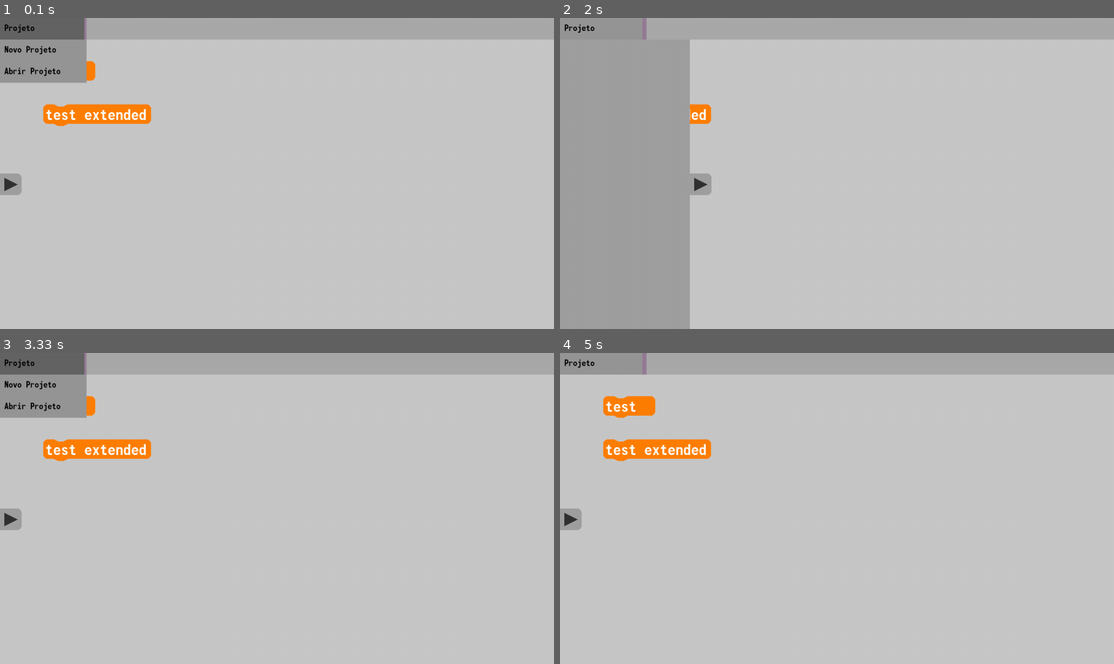
Above: before the commit, frames 1-4 (two rows, left to right).
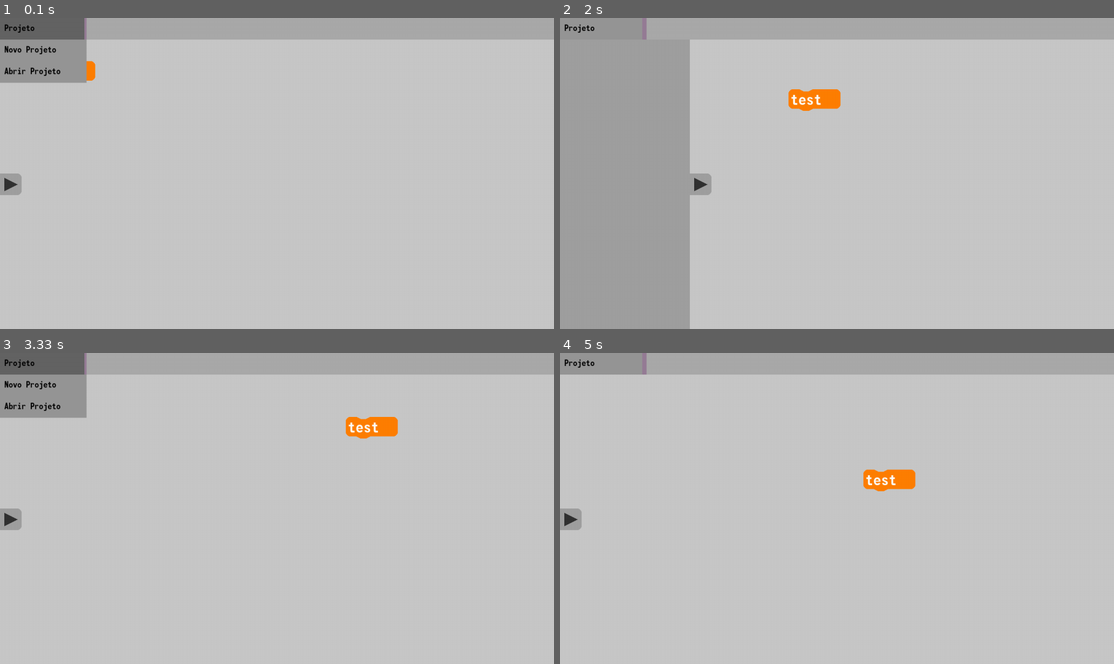
Above: after the commit, the same moments.

Repository: ExtraMobs/PyScratch
Game: pygame game, started from main.py
Same seed, same stepped clock (60 frames per second), same inputs: the game is played once before the commit and once after it.
Inputs (mouse positions are in pixels of both pictures, inside the frame that each line leads up to):
- Up to frame 1 (0.1 s): no input
- Up to frame 2 (2 s): press the mouse at (626, 70) at 0.37 s; move the mouse to (648, 98) at 0.47 s; release the mouse at (665, 126) at 0.6 s; click (571, 182) at 0.72 s; press the mouse at (698, 182) at 1.03 s; move the mouse to (731, 145) at 1.13 s; release the mouse at (759, 108) at 1.27 s; press the mouse at (571, 182) at 1.37 s; move the mouse to (676, 201) at 1.47 s; release the mouse at (781, 223) at 1.6 s; press the mouse at (665, 126) at 1.7 s; move the mouse to (737, 114) at 1.8 s; release the mouse at (814, 98) at 1.93 s
- Up to frame 3 (3.33 s): press the mouse at (254, 433) at 2.03 s; move the mouse to (371, 415) at 2.13 s; release the mouse at (487, 393) at 2.27 s; press the mouse at (138, 517) at 2.37 s; move the mouse to (238, 455) at 2.47 s; release the mouse at (332, 393) at 2.6 s; press the mouse at (487, 393) at 2.7 s; move the mouse to (426, 412) at 2.8 s; release the mouse at (371, 427) at 2.93 s; click (44, 362) at 3.05 s
- Up to frame 4 (5 s): press the mouse at (604, 384) at 3.37 s; move the mouse to (626, 436) at 3.47 s; release the mouse at (654, 486) at 3.6 s; press the mouse at (931, 427) at 3.7 s; move the mouse to (975, 464) at 3.8 s; release the mouse at (1014, 502) at 3.93 s; press the mouse at (571, 517) at 4.03 s; move the mouse to (748, 548) at 4.13 s; release the mouse at (920, 576) at 4.27 s; press the mouse at (1014, 502) at 4.37 s; move the mouse to (953, 489) at 4.47 s; release the mouse at (886, 480) at 4.6 s; press the mouse at (698, 517) at 4.7 s; move the mouse to (726, 464) at 4.8 s; release the mouse at (753, 412) at 4.93 s

The runs differ from the first frame. In frame 1, 1.3% of the frame differs, in the area x 7-28%, y 27-35%; in frame 2, 0.8%; in frame 3, 2.0%; in frame 4, 2.5%, in the area x 7-65%, y 13-45%.

Commit message:
bloco sendo arrastado e solto

Diff:
--- /dev/null
+++ b/blockmanager.py
@@ -0,0 +1,27 @@
+import pygame
+
+from gameengine.nodes.node import Node
+
+
+class BlockManager(Node):
+    drag_block = None
+
+    def __init__(self) -> None:
+        super().__init__()
+        self.drag_block = None
+
+    def add_blocks(self, *blocks):
+        super().add_children(*blocks)
+
+    def update(self):
+        if self.program.devices.mouse.get_pressed_up_in_frame(pygame.BUTTON_LEFT):
+            self.drag_block = None
+
+        if not self.drag_block is None:
+            self.drag_block.rect.x = (
+                self.program.devices.mouse.pos.x - self.drag_block.drag_offset.x
+            )
+            self.drag_block.rect.y = (
+                self.program.devices.mouse.pos.y - self.drag_block.drag_offset.y
+            )
+        super().update()
--- a/blocks/defaultblock.py
+++ b/blocks/defaultblock.py
@@ -10,6 +10,8 @@
     def __init__(self, color):
         self.rect = pygame.FRect(0, 0, 0, 0)
         self.color_shader = ColorMAShader(color, [0, 0, 0, 0])
+
+        self.drag_offset = False
 
         self.start_image = GraphicNode(resources.surface.get("block_start"))
         self.start_image.add_shader(self.color_shader)
@@ -58,13 +60,14 @@
             self.mid_image.visible = False
             self.mid_image.active = False
 
-    def set_position(self, new_pos):
-        self.start_image.rect.topleft = new_pos
-
     def update(self):
-        if self.priority - 4 > 0:
-            block_above_ref = self.parent.children[self.priority - 1]
-            self.set_position(block_above_ref.rect.bottomleft)
+        if self.program.scene.block_manager.drag_block is None:
+            if self.program.devices.mouse.get_pressed_down_in_frame(pygame.BUTTON_LEFT):
+                if self.rect.collidepoint(self.program.devices.mouse.pos):
+                    self.drag_offset = (
+                        self.program.devices.mouse.pos - self.rect.topleft
+                    )
+                    self.program.scene.block_manager.drag_block = self
 
         self.start_image.rect.topleft = self.rect.topleft
 
--- a/gameengine/core/devices.py
+++ b/gameengine/core/devices.py
@@ -8,28 +8,39 @@
 class Mouse:
     pos: Vector2
     rel_pos: Vector2
-    __pressed_in_frame: list
-    __button_index: dict
+    __pressed_down_in_frame: list
+    __pressed_up_in_frame: list
+    __button_states: dict
 
     def __init__(self, program: "Program") -> None:
         self.display = program.display
-        self.__pressed_in_frame = []
+        self.__pressed_down_in_frame = []
+        self.__pressed_up_in_frame = []
         self.pos = pygame.Vector2(0, 0)
         self.rel_pos = pygame.Vector2(0, 0)
-        self.__button_index = {
-            pygame.BUTTON_LEFT: 0,
-            pygame.BUTTON_MIDDLE: 1,
-            pygame.BUTTON_RIGHT: 3,
+        self.__button_states = {
+            pygame.BUTTON_LEFT: False,
+            pygame.BUTTON_MIDDLE: False,
+            pygame.BUTTON_RIGHT: False,
+            pygame.BUTTON_WHEELUP: False,
+            pygame.BUTTON_WHEELDOWN: False,
         }
 
     def update(self) -> None:
         down = pygame.event.get(pygame.MOUSEBUTTONDOWN)
-        # up = pygame.event.get(pygame.MOUSEBUTTONUP)
+        up = pygame.event.get(pygame.MOUSEBUTTONUP)
 
-        self.__pressed_in_frame.clear()
+        self.__pressed_down_in_frame.clear()
         for event in down:
-            self.__pressed_in_frame.append(event.button)
+            self.__pressed_down_in_frame.append(event.button)
+            self.__button_states[event.button] = True
 
+        self.__pressed_up_in_frame.clear()
+        for event in up:
+            self.__pressed_up_in_frame.append(event.button)
+            self.__button_states[event.button] = False
+
+        self.rel_pos.xy = (0, 0)
         for event in pygame.event.get(pygame.MOUSEMOTION):
             self.pos.xy = (
                 event.pos[0] / self.display.scale.x,
@@ -41,10 +52,13 @@
             )
 
     def get_pressed(self, button: Button) -> bool:
-        return pygame.mouse.get_pressed()[self.__button_index[button]]
+        return self.__button_states[button]
 
-    def get_pressed_in_frame(self, button: Button) -> bool:
-        return button in self.__pressed_in_frame
+    def get_pressed_down_in_frame(self, button: Button) -> bool:
+        return button in self.__pressed_down_in_frame
+
+    def get_pressed_up_in_frame(self, button: Button) -> bool:
+        return button in self.__pressed_up_in_frame
 
 
 class KeyBoard:
@@ -72,7 +86,7 @@
             self.keys[event.key] = None
 
     def get_pressed(self, key: Key) -> bool:
-        return self.get_key_event(key) is not None
+        return not self.get_key_event(key) is None
 
     def get_key_event(self, key: Key) -> bool:
         return self.keys.get(key, None)
--- a/gameengine/nodes/graphicnode.py
+++ b/gameengine/nodes/graphicnode.py
@@ -33,7 +33,7 @@
     def update(self):
         animation_updated = False
         if is_same_surf := (self.surface_id == id(self.node.surface)):
-            if self.node.animation is not None:
+            if not self.node.animation is None:
                 self.node.animation.update()
                 if (
                     animation_updated := (
--- a/gameengine/nodes/node.py
+++ b/gameengine/nodes/node.py
@@ -35,7 +35,7 @@
         """
         Kill yourself. Killing a node removes it from its parent.
         """
-        if self.parent is not None:
+        if not self.parent is None:
             self.parent.children.remove(self)
 
     def update(self) -> None:
--- a/lateralbar.py
+++ b/lateralbar.py
@@ -16,7 +16,7 @@
 
         mouse_device = self.program.devices.mouse
         if self.rect.collidepoint(mouse_device.pos):
-            if mouse_device.get_pressed_in_frame(pygame.BUTTON_LEFT):
+            if mouse_device.get_pressed_down_in_frame(pygame.BUTTON_LEFT):
                 self.parent.start_movement()
 
         super().update()
--- a/menubar.py
+++ b/menubar.py
@@ -77,7 +77,9 @@
                     self.rect.x = last_opt.rect.x
                     self.rect.y = last_opt.rect.bottom
             if self.rect.collidepoint(self.program.devices.mouse.pos):
-                if self.program.devices.mouse.get_pressed_in_frame(pygame.BUTTON_LEFT):
+                if self.program.devices.mouse.get_pressed_down_in_frame(
+                    pygame.BUTTON_LEFT
+                ):
                     if not self.function is None:
                         self.function()
                 self.surface = self.surface_selected
--- a/scenes/main/__init__.py
+++ b/scenes/main/__init__.py
@@ -1,3 +1,4 @@
+from blockmanager import BlockManager
 from blocks.callblock import CallBlock
 from gameengine.nodes.scene import Scene
 from project import Project
@@ -7,16 +8,18 @@
 class MainScene(Scene):
     project = None
     ui = None
+    block_manager = None
 
     def __init__(self) -> None:
         self.project = Project()
         self.ui = UI()
+        self.block_manager = BlockManager()
         super().__init__(
-            c1 := CallBlock("test"),
-            c2 := CallBlock("test extended"),
             self.project,
+            self.block_manager,
             self.ui,
         )
-        c1.rect.topleft = 100, 100
-        c2.rect.topleft = 100, 200
+
+        self.block_manager.add_blocks(c := CallBlock("test"))
+        c.rect.topleft = (100, 100)
         self.set_background_color((200, 200, 200))
